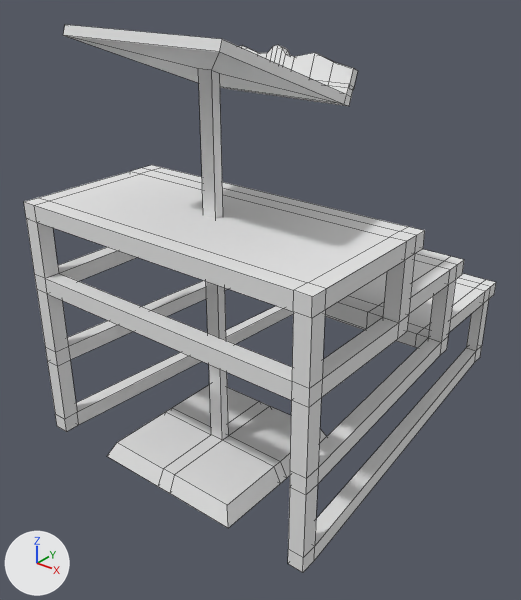
Renders of the Blender file Assets/Mesh/pupitre.blend from each side of a commit.
One viewpoint serves both versions: a 50 mm camera at (5.04, -5.48, 5.68) aimed at (-0.17, 1.03, 1.65). The lights are fixed; the arrows at lower left show +X, +Y and +Z. Mesh edges are drawn as thin lines.
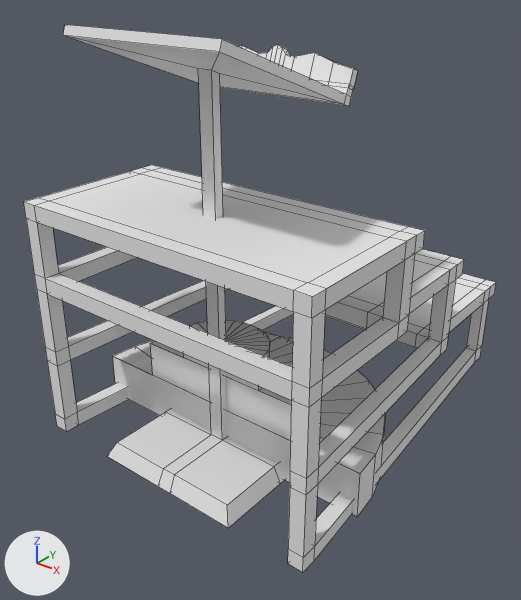
The change in detail:
Mesh me_cylinder is new.
It has 108 vertices, 122 faces and spans x -1.0..0.0, y -1.0..1.0, z -0.3..0.45.
Object 'Estale' (ob_estale) is new; it shows me_cylinder.
Its location is (0.01, 0.02, 0.61).
Its rotation in degrees is (0, 0, -90).
Its scale is (2.0, 2.0, 2.0).

Changed parts and their boxes (x1, y1, x2, y2) in the pictures (521 x 600 px):
'Estale', added: after (113, 320, 385, 517)
